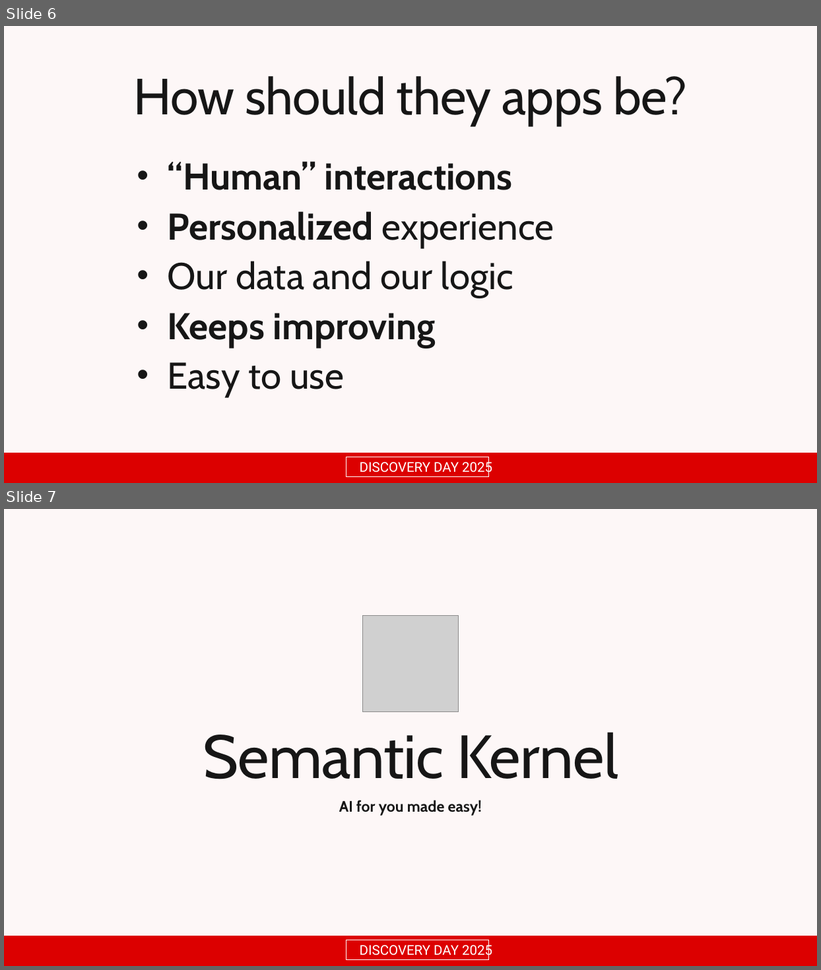
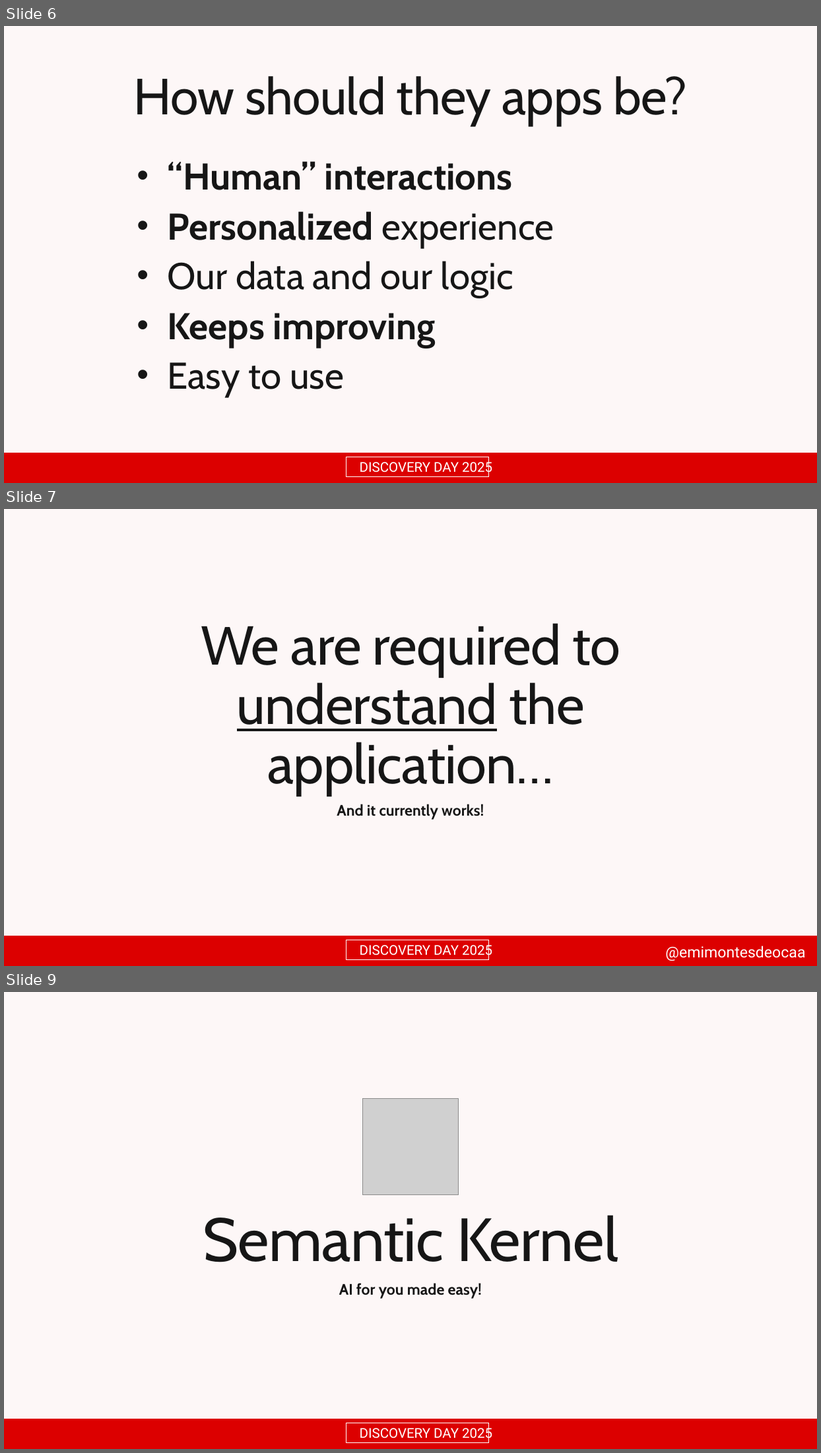
Before and after one commit to emimontesdeoca/dday-sofia-2025-semantic-kernel-sql, a slide deck: slides/Discovery Day 2025.pptx. Shown one above the other, each under a label of ours: slides 6 and 7 before the commit, slides 6, 7 and 9 after it; the slides between them are not shown. The pictures are 821x970 and 821x1453 pixels, drawn with LibreOffice and Linux fonts; fonts in the diff are those of the drawing; grey boxes stand for pictures; background and template pictures are left out. Boxes give left, top, right and bottom in pixels: in the first picture for what was removed or moved away, otherwise in the second. Text is boxed around its words. In the diff, an @@ line names an element or a change of style, - is before the commit and + after.

```diff
--- a/slides/Discovery Day 2025.pptx
+++ b/slides/Discovery Day 2025.pptx
@@ slide 7 added at box(4, 509, 817, 966), background #FDF7F7; not listed: 3 template elements that a slide beside it also shows @@
@@ title added at box(201, 623, 621, 795), 64.8 pt, text #161616 @@
+We are required to understand the application…
@@ text added at box(337, 804, 484, 820), 18 pt, text #161616, bold @@
+And it currently works!
@@ text added at box(665, 946, 805, 961), 18 pt, text #FFFFFF @@
+@emimontesdeocaa
@@ what was slide 7 is now slide 9 @@
```
Also in this commit, not shown: 2 other slides added, 1 slide removed.
